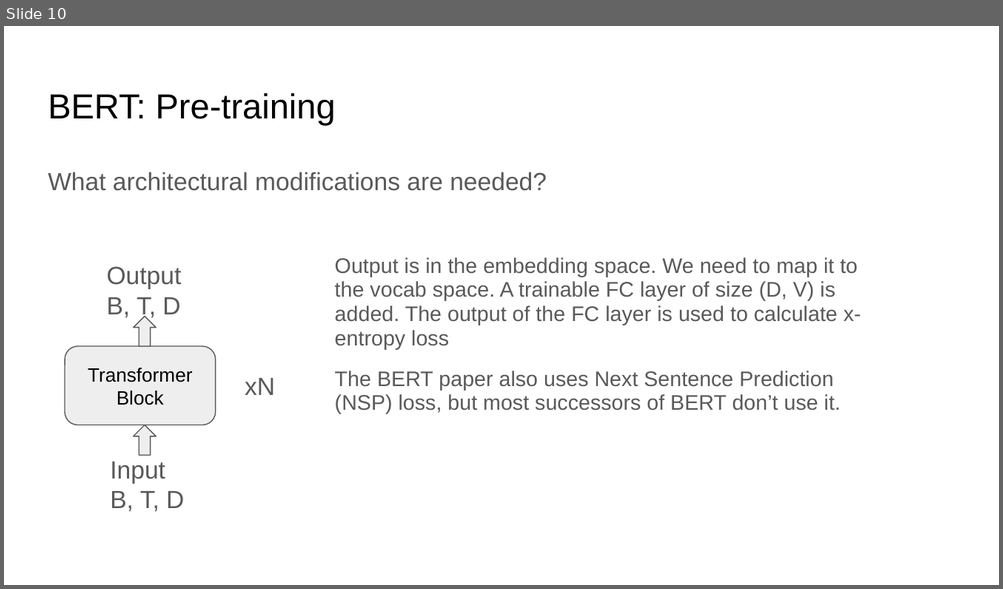
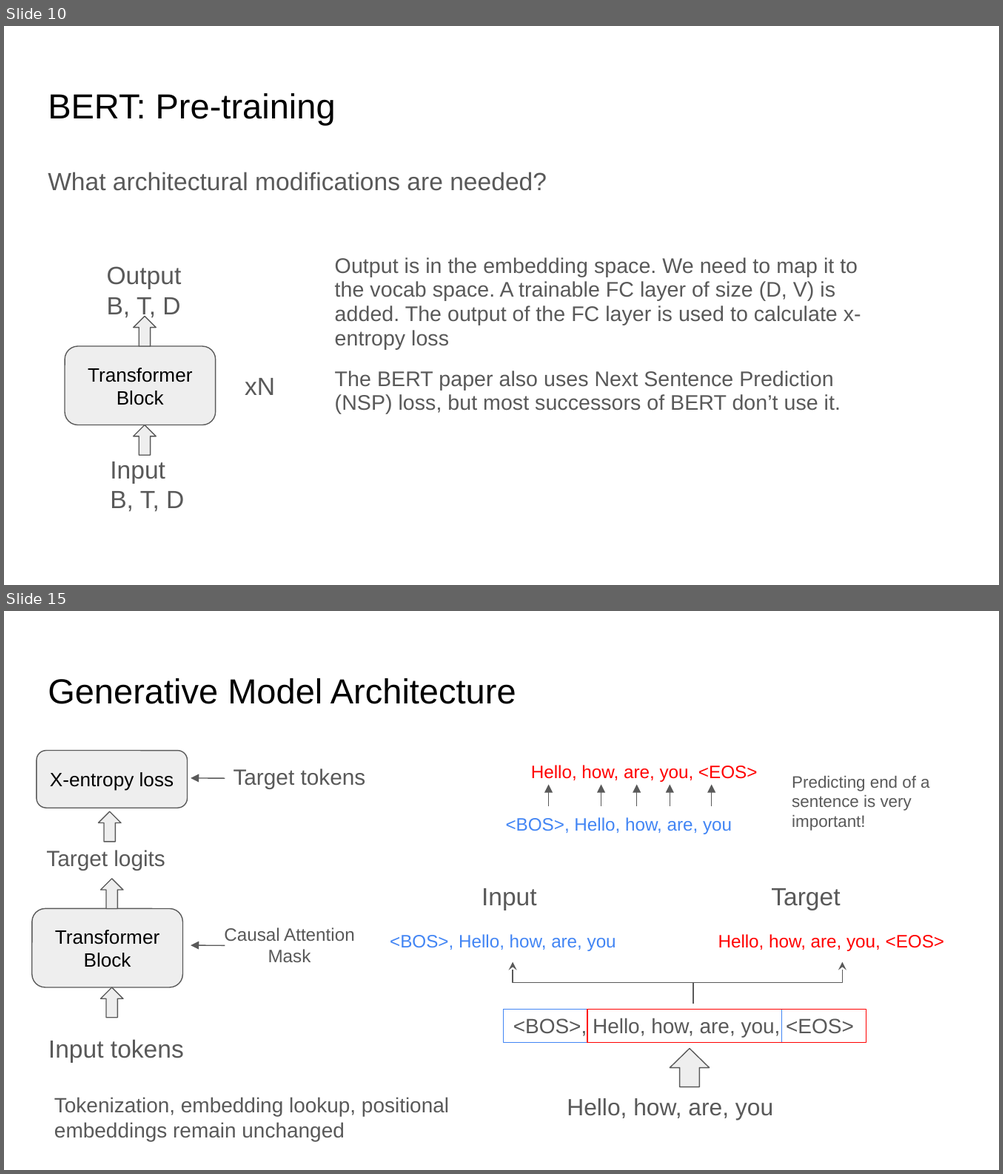
Before and after one commit to ankur6ue/deep-learning-course, a slide deck: Module 5/class_5.6/deep_learning_course_class_5.6.pptx. Shown one above the other, each under a label of ours: slide 10 before the commit, slides 10 and 15 after it; the slides between them are not shown. The pictures are 1003x589 and 1003x1174 pixels, drawn with LibreOffice and Linux fonts; fonts in the diff are those of the drawing. Boxes give left, top, right and bottom in pixels: in the first picture for what was removed or moved away, otherwise in the second. Text is boxed around its words. In the diff, an @@ line names an element or a change of style, - is before the commit and + after.

```diff
--- a/Module 5/class_5.6/deep_learning_course_class_5.6.pptx
+++ b/Module 5/class_5.6/deep_learning_course_class_5.6.pptx
@@ slide 15 added at box(4, 611, 999, 1170), background #FFFFFF @@
@@ title added at box(48, 678, 516, 704), 25.2 pt, text #000000 @@
+Generative Model Architecture
@@ rounded rectangle added at box(37, 750, 187, 808), fill #EEEEEE, outline #595959 0.75 pt, 14 pt, text #000000 @@
+X-entropy loss
@@ text added at box(531, 765, 757, 782), 13 pt, text #FF0000 @@
+Hello, how, are, you, <EOS>
@@ arrow added from (225, 778) to (191, 778), #595959 0.75 pt @@
@@ text added at box(233, 769, 366, 789), 16 pt, text #595959 @@
+Target tokens
@@ arrow added from (548, 807) to (548, 784), #595959 0.75 pt @@
@@ arrow added from (600, 807) to (600, 784), #595959 0.75 pt @@
@@ arrow added from (637, 807) to (637, 784), #595959 0.75 pt @@
@@ arrow added from (669, 807) to (669, 784), #595959 0.75 pt @@
@@ arrow added from (711, 807) to (711, 784), #595959 0.75 pt @@
@@ text added at box(791, 776, 929, 831), 12 pt, text #595959 @@
+Predicting end of a sentence is very important!
@@ up arrow added at box(99, 812, 122, 842), fill #EEEEEE, outline #595959 0.75 pt @@
@@ text added at box(506, 817, 731, 834), 13 pt, text #4285F4 @@
+<BOS>, Hello, how, are, you
@@ text added at box(46, 850, 165, 871), 16 pt, text #595959 @@
+Target logits
@@ up arrow added at box(100, 879, 123, 908), fill #EEEEEE, outline #595959 0.75 pt @@
@@ text added at box(481, 889, 537, 910), 18 pt, text #595959 @@
+Input
@@ text added at box(771, 889, 839, 910), 18 pt, text #595959 @@
+Target
@@ rounded rectangle added at box(32, 908, 182, 987), fill #EEEEEE, outline #595959 0.75 pt, 14 pt, text #000000 @@
+Transformer Block
@@ text added at box(224, 928, 355, 963), 13 pt, text #595959 @@
+Causal Attention Mask
@@ text added at box(390, 934, 616, 951), 13 pt, text #4285F4 @@
+<BOS>, Hello, how, are, you
@@ text added at box(718, 934, 944, 951), 13 pt, text #FF0000 @@
+Hello, how, are, you, <EOS>
@@ arrow added from (225, 946) to (191, 945), #595959 0.75 pt @@
@@ elbow arrow added from (693, 1004) to (512, 962), #595959 0.75 pt @@
@@ elbow arrow added from (693, 1004) to (842, 962), #595959 0.75 pt @@
@@ up arrow added at box(100, 988, 123, 1018), fill #EEEEEE, outline #595959 0.75 pt @@
@@ rectangle added at box(504, 1010, 782, 1044), outline #4285F4 0.75 pt @@
@@ rectangle added at box(587, 1010, 865, 1044), outline #FF0000 0.75 pt @@
@@ text added at box(513, 1018, 854, 1038), 15 pt, text #595959 @@
+<BOS>, Hello, how, are, you, <EOS>
@@ text added at box(48, 1039, 184, 1062), 18 pt, text #595959 @@
+Input tokens
@@ up arrow added at box(669, 1048, 709, 1088), fill #EEEEEE, outline #595959 0.75 pt @@
@@ text added at box(54, 1097, 449, 1142), 15 pt, text #595959 @@
+Tokenization, embedding lookup, positional embeddings remain unchanged
@@ text added at box(566, 1099, 773, 1120), 17 pt, text #595959 @@
+Hello, how, are, you
```
Also in this commit, not shown: 3 slides changed, 4 other slides added, 1 other file.
